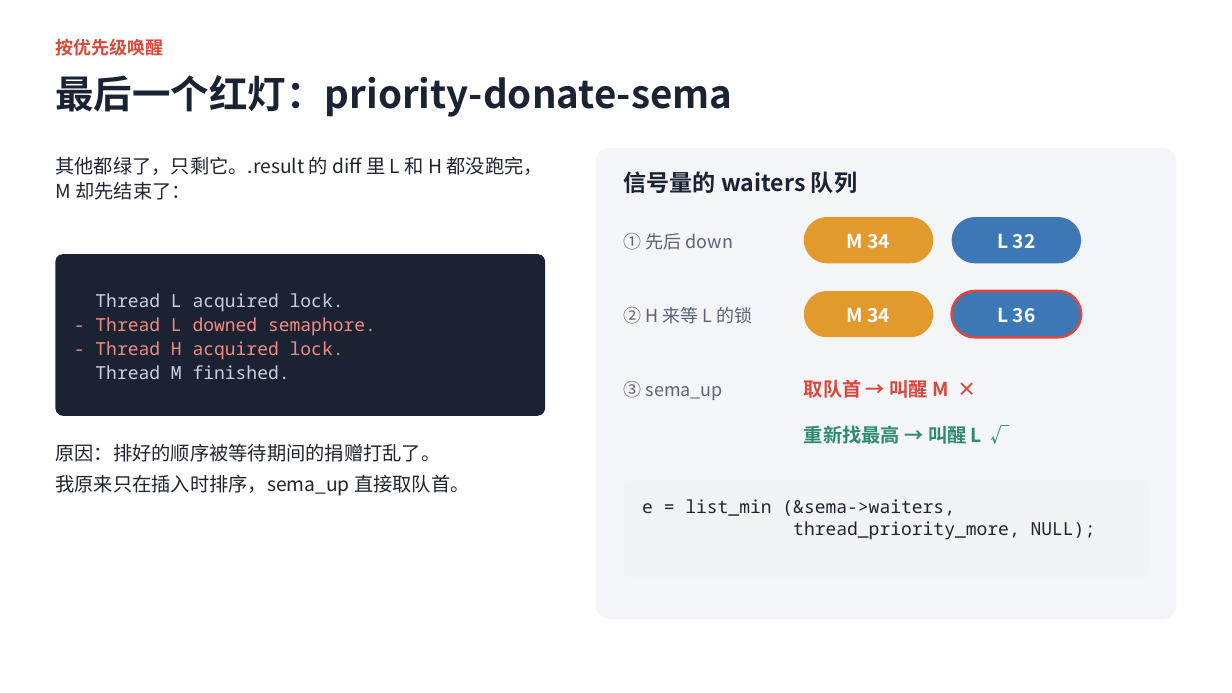
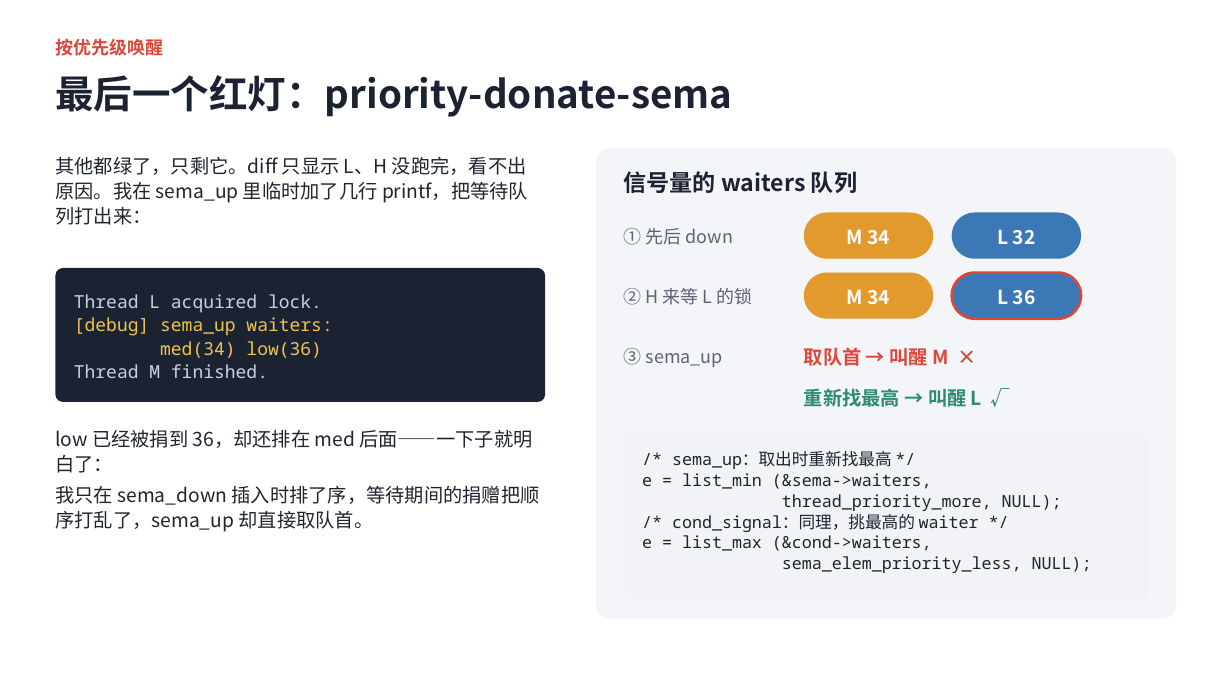
Before and after one commit to LiuXiaofan-0321/ruangongdaershang, a slide deck: slide 9 of 操作系统lab/lab3/作业3.2-priority讲解.pptx (slide 7 before the commit). Drawn at 1232x693 pixels with LibreOffice and Linux fonts; fonts in the diff are those of the drawing. Boxes give left, top, right and bottom in pixels: in the first picture for what was removed or moved away, otherwise in the second. Text is boxed around its words. In the diff, an @@ line names an element or a change of style, - is before the commit and + after.

```diff
--- a/操作系统lab/lab3/作业3.2-priority讲解.pptx
+++ b/操作系统lab/lab3/作业3.2-priority讲解.pptx
@@ text at (x1=55, y1=157, x2=528, y2=225): text changed @@
-其他都绿了，只剩它。.result 的 diff 里 L 和 H 都没跑完，M 却先结束了：
+其他都绿了，只剩它。diff 只显示 L、H 没跑完，看不出原因。我在 sema_up 里临时加了几行 printf，把等待队列打出来：
@@ 3 texts, 2 rounded rectangles moved together from (x1=624, y1=217, x2=1081, y2=263) to (x1=624, y1=213, x2=1081, y2=259) @@
@@ rounded rectangle resized from (x1=55, y1=254, x2=545, y2=416) to (x1=55, y1=268, x2=545, y2=402) @@
@@ rounded rectangle at (x1=55, y1=268, x2=545, y2=402): proportions changed @@
@@ text at (x1=74, y1=294, x2=322, y2=378): line spacing 18.9pt to 18.2pt @@
@@ text "Thread L acquired lock." moved from (x1=95, y1=293, x2=376, y2=379) to (x1=74, y1=294, x2=332, y2=378) @@
@@ 3 texts, 2 rounded rectangles moved together from (x1=624, y1=291, x2=1081, y2=337) to (x1=624, y1=273, x2=1081, y2=319) @@
@@ text at (x1=74, y1=317, x2=332, y2=358): text changed; text colour #F28B82 to #F2C14E @@
-- Thread L downed semaphore.
-- Thread H acquired lock.
+[debug] sema_up waiters:
+med(34) low(36)
@@ text "③ sema_up" moved from (x1=624, y1=381, x2=723, y2=400) to (x1=624, y1=348, x2=723, y2=367) @@
@@ text "取队首 → 叫醒 M ×" moved from (x1=804, y1=379, x2=948, y2=398) to (x1=804, y1=347, x2=948, y2=366) @@
@@ text "重新找最高 → 叫醒 L √" moved from (x1=804, y1=425, x2=982, y2=444) to (x1=804, y1=388, x2=982, y2=407) @@
@@ text at (x1=55, y1=430, x2=540, y2=532): text changed @@
-原因：排好的顺序被等待期间的捐赠打乱了。
-我原来只在插入时排序，sema_up 直接取队首。
+low 已经被捐到 36，却还排在 med 后面——一下子就明白了：
+我只在 sema_down 插入时排了序，等待期间的捐赠把顺序打乱了，sema_up 却直接取队首。
@@ rounded rectangle at (x1=624, y1=434, x2=1149, y2=601): proportions changed @@
@@ rounded rectangle resized from (x1=624, y1=481, x2=1149, y2=578) to (x1=624, y1=434, x2=1149, y2=601) @@
@@ text "/* sema_up：取出时重新找最高 */" moved from (x1=642, y1=499, x2=1096, y2=540) to (x1=642, y1=451, x2=1092, y2=573) @@
@@ text at (x1=642, y1=473, x2=1062, y2=511): size 14 to 13 pt in "e = list_min (&sema->waiters,", "thread_priority_more, NULL);"; line spacing 17.5pt to 16.2pt @@
@@ text at (x1=672, y1=451, x2=892, y2=469): paragraph added @@
+/* sema_up：取出时重新找最高 */
@@ text at (x1=642, y1=514, x2=1092, y2=573): paragraphs added @@
+/* cond_signal：同理，挑最高的 waiter */
+e = list_max (&cond->waiters,
+sema_elem_priority_less, NULL);
```
Also in this commit, not shown: 3 slides added, 4 other files.
